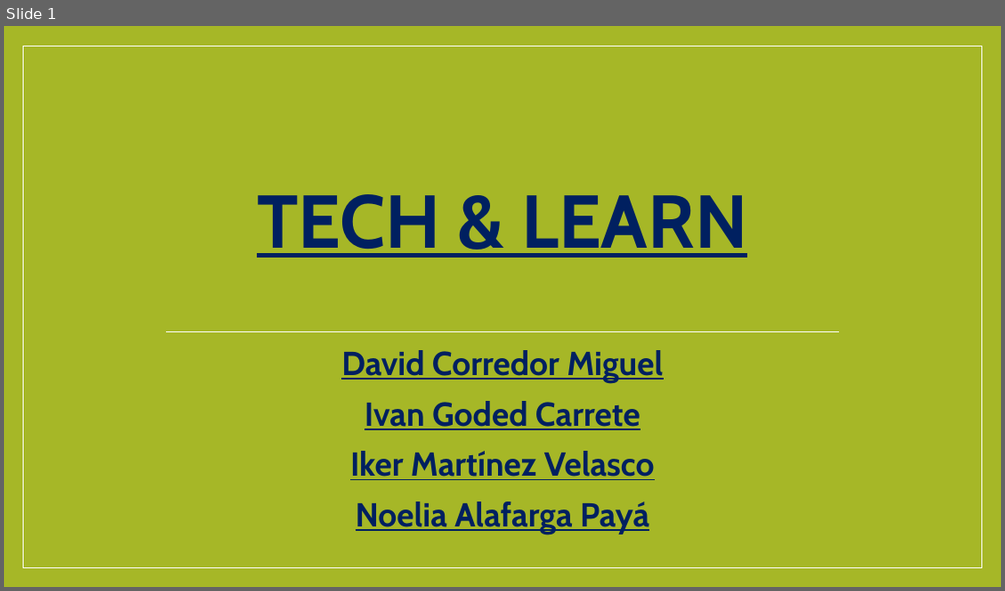
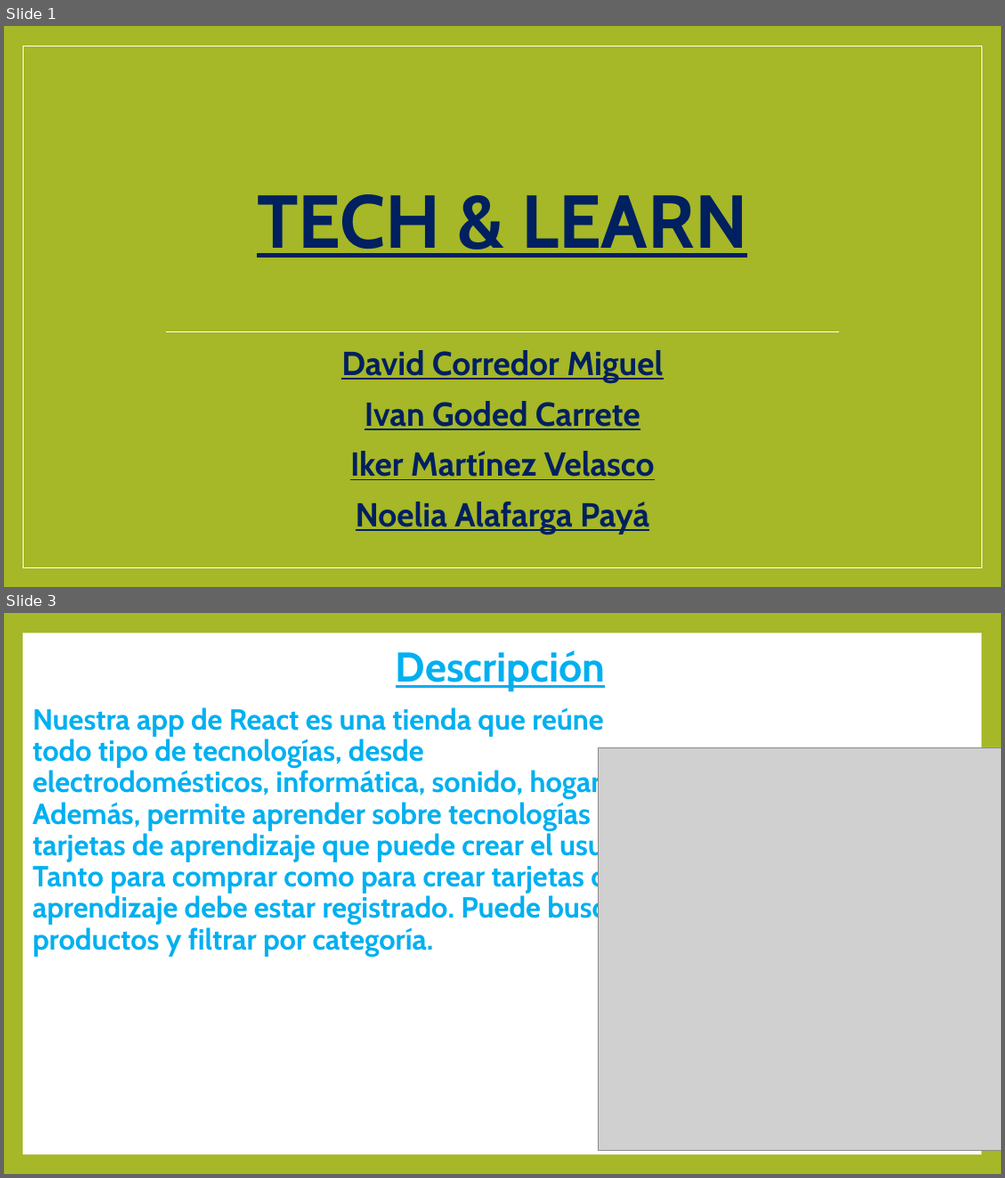
Before and after one commit to DavidCorredorMiguel/proyectogrupo2, a slide deck: Presentacion Tech Learn.pptx. Shown one above the other, each under a label of ours: slide 1 before the commit, slides 1 and 3 after it; the slides between them are not shown. The pictures are 1005x591 and 1005x1178 pixels, drawn with LibreOffice and Linux fonts; fonts in the diff are those of the drawing; grey boxes stand for pictures. Boxes give left, top, right and bottom in pixels: in the first picture for what was removed or moved away, otherwise in the second. Text is boxed around its words. In the diff, an @@ line names an element or a change of style, - is before the commit and + after.

```diff
--- a/Presentacion Tech Learn.pptx
+++ b/Presentacion Tech Learn.pptx
@@ slide 3 added at box(4, 613, 1001, 1174), background #A6B727 @@
@@ rectangle added at box(23, 633, 981, 1154), fill #FFFFFF @@
@@ title added at box(396, 650, 606, 692), 40 pt, text #00B0F0, bold, underline @@
+Descripción
@@ text added at box(32, 707, 658, 957), 28 pt, text #00B0F0, bold @@
+Nuestra app de React es una tienda que reúne todo tipo de tecnologías, desde electrodomésticos, informática, sonido, hogar. Además, permite aprender sobre tecnologías con tarjetas de aprendizaje que puede crear el usuario. Tanto para comprar como para crear tarjetas de aprendizaje debe estar registrado. Puede buscar productos y filtrar por categoría.
@@ picture added at box(599, 747, 1001, 1151) @@
```
Also in this commit, not shown: 6 slides changed, 10 other slides added, 3 slides removed, 7 other files.
